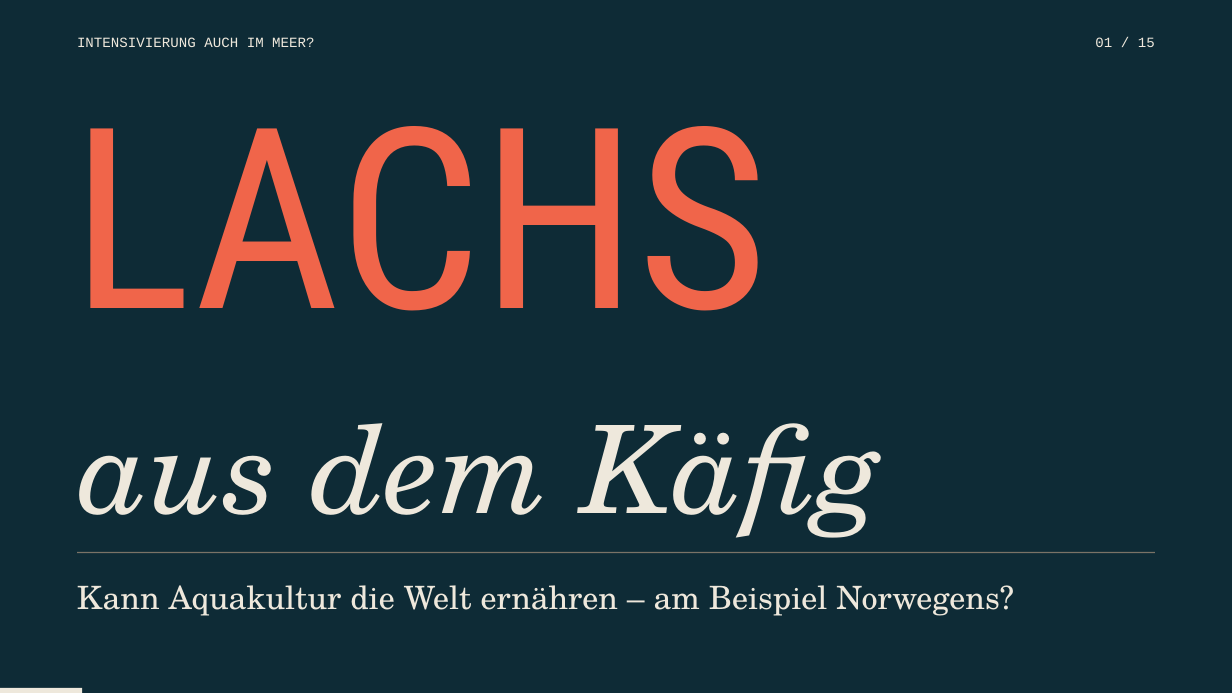
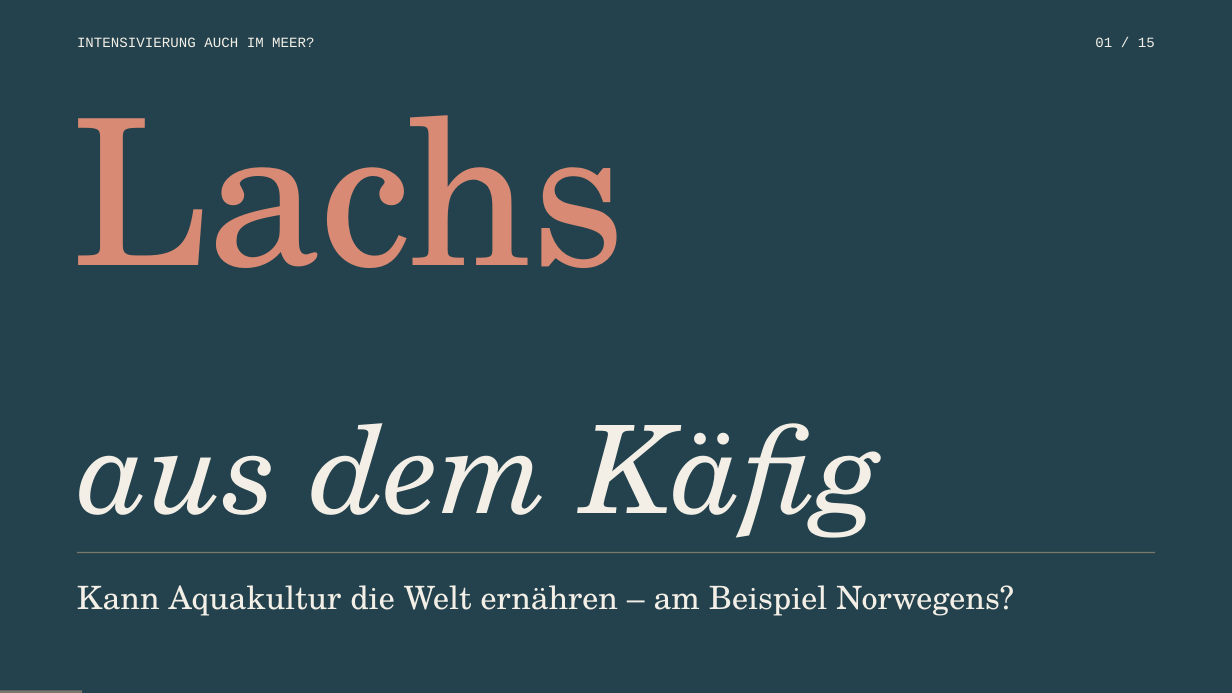
Before and after one commit to fakexkira/SlawaStudios, a slide deck: slide 1 of praesentation-lachs/Lachs-aus-dem-Kaefig.pptx. Drawn at 1232x693 pixels with LibreOffice and Linux fonts; fonts in the diff are those of the drawing. Boxes give left, top, right and bottom in pixels: in the first picture for what was removed or moved away, otherwise in the second. Text is boxed around its words. In the diff, an @@ line names an element or a change of style, - is before the commit and + after.

```diff
--- a/praesentation-lachs/Lachs-aus-dem-Kaefig.pptx
+++ b/praesentation-lachs/Lachs-aus-dem-Kaefig.pptx
@@ background #0E2B36 to #23424D @@
@@ text at (72, 115, 626, 268): text changed; size 196.8 to 158.4 pt; font Roboto Condensed to TeX Gyre Schola; text colour #F0654A to #D98A74 @@
-LACHS
+Lachs
@@ rectangle at (77, 552, 1155, 553): fill #7A7367 to #7D776B @@
@@ text colour #EEE8DC to #F3EFE6 in 4 elements at (77, 37, 314, 47), (1095, 37, 1155, 47), (80, 423, 883, 538), (77, 585, 1014, 616) @@
@@ rectangle at (0, 690, 82, 693): fill #EEE8DC to #7D776B @@
```
Also in this commit, not shown: 14 other slides changed, 4 other files.
